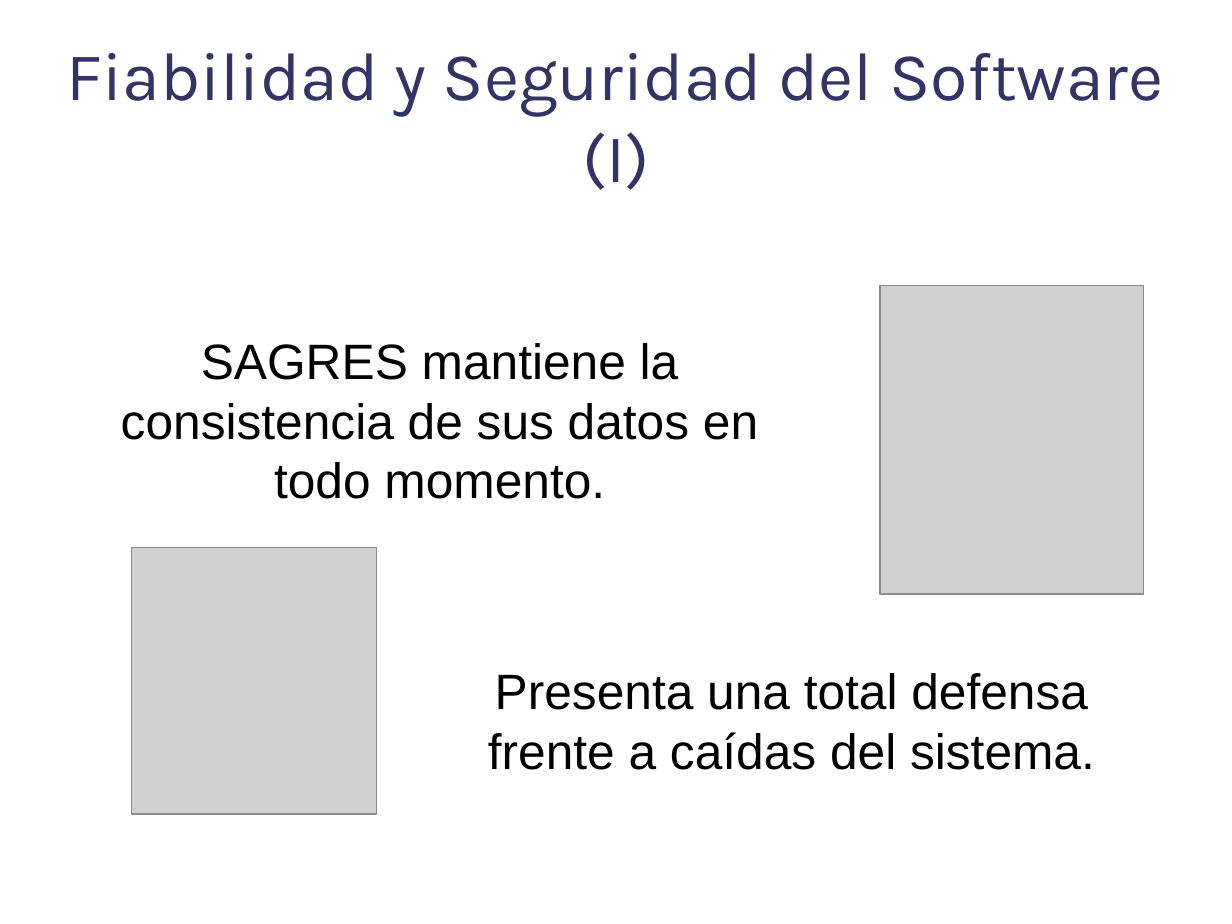
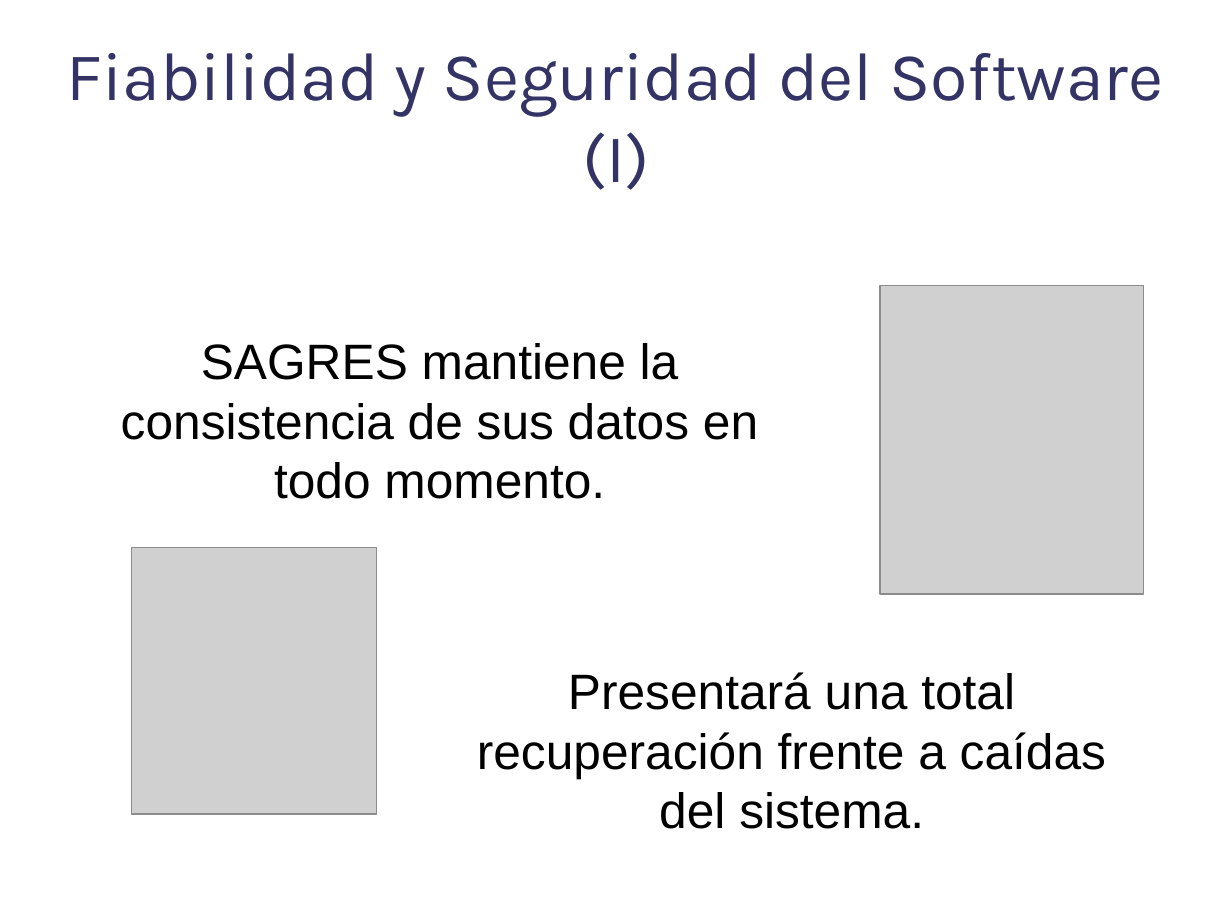
Before and after one commit to danoco78/touchteam, a slide deck: slide 7 of 3_iteracion/Planificacion/Presentacion Final.odp. Drawn at 1232x924 pixels with LibreOffice and Linux fonts; fonts in the diff are those of the drawing; grey boxes stand for pictures; background and template pictures are left out. Boxes give left, top, right and bottom in pixels: in the first picture for what was removed or moved away, otherwise in the second. Text is boxed around its words. In the diff, an @@ line names an element or a change of style, - is before the commit and + after.

```diff
--- a/3_iteracion/Planificacion/Presentacion Final.odp
+++ b/3_iteracion/Planificacion/Presentacion Final.odp
@@ text at box(477, 672, 1106, 829): text changed @@
-Presenta una total defensa frente a caídas del sistema.
+Presentará una total recuperación frente a caídas del sistema.
```
Also in this commit, not shown: 3 other slides changed.
